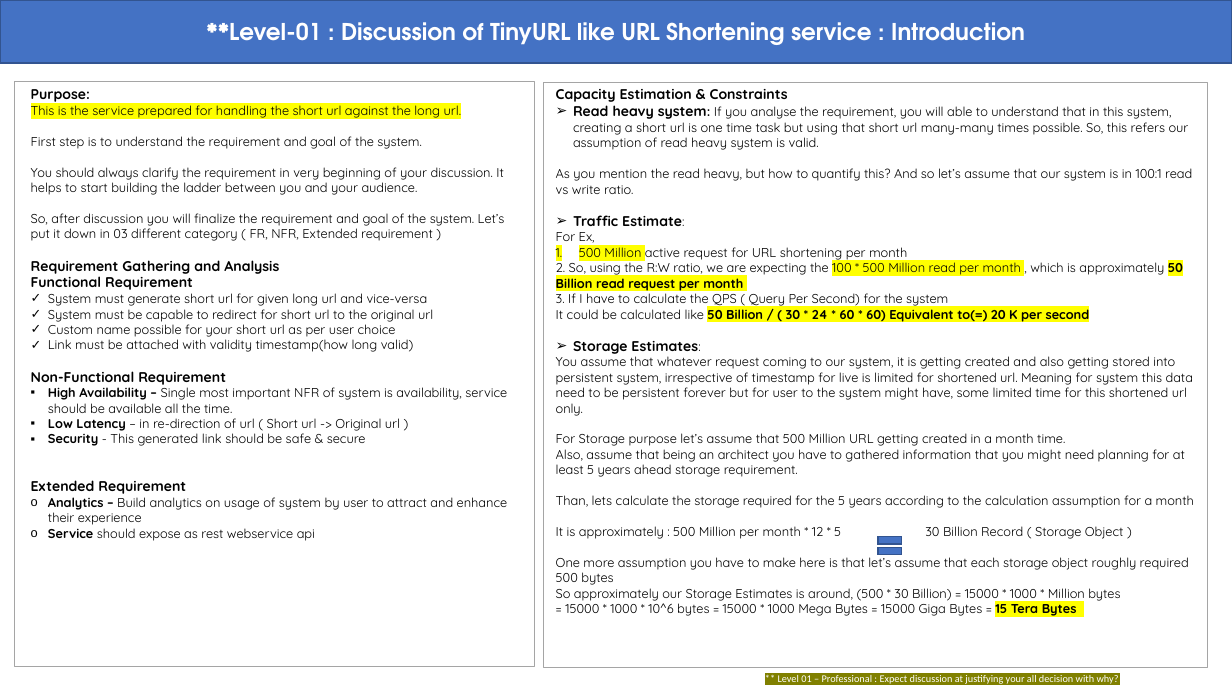
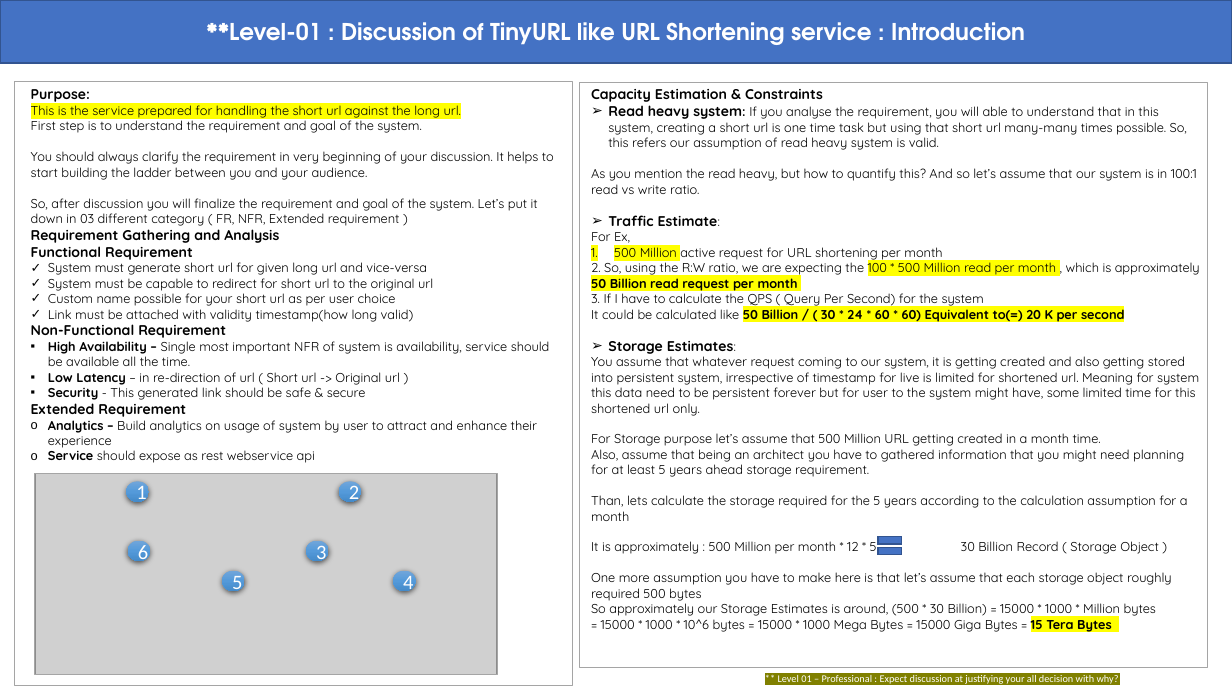
Before and after one commit to abmishra1234/Advanced-System-Design, a slide deck: slide 1 of TinyUrl_discussion_Level01.pptx. Drawn at 1232x693 pixels with LibreOffice and Linux fonts; fonts in the diff are those of the drawing; grey boxes stand for pictures. Boxes give left, top, right and bottom in pixels: in the first picture for what was removed or moved away, otherwise in the second. Text is boxed around its words. In the diff, an @@ line names an element or a change of style, - is before the commit and + after.

Commit message:
Updating TinyURL discussion for System design learning. In progress.

```diff
--- a/TinyUrl_discussion_Level01.pptx
+++ b/TinyUrl_discussion_Level01.pptx
@@ rectangle: place and size @@
-rectangle at <box>15,81,535,667</box>
+rectangle at <box>15,81,572,686</box>
@@ text "Purpose:" rewrapped from <box>31,89,508,541</box> to <box>31,89,554,463</box> @@
@@ rectangle: place and size @@
-rectangle at <box>544,82,1208,668</box>
+rectangle at <box>579,82,1208,668</box>
@@ text "Capacity Estimation & Constraints" rewrapped from <box>556,89,1194,616</box> to <box>591,118,1200,633</box> @@
@@ rectangle added at <box>35,474,498,676</box>, outline #A5A5A5 0.75 pt @@
@@ picture added at <box>36,474,496,676</box> @@
@@ ellipse added at <box>127,482,149,502</box>, fill gradient #71A6DB to #559BDB to #448ACA, 16 pt, text #FFFFFF @@
+1
@@ ellipse added at <box>339,482,361,502</box>, fill gradient #71A6DB to #559BDB to #448ACA, 16 pt, text #FFFFFF @@
+2
@@ ellipse added at <box>128,541,150,561</box>, fill gradient #71A6DB to #559BDB to #448ACA, 16 pt, text #FFFFFF @@
+6
@@ ellipse added at <box>306,541,328,561</box>, fill gradient #71A6DB to #559BDB to #448ACA, 16 pt, text #FFFFFF @@
+3
@@ ellipse added at <box>222,571,244,592</box>, fill gradient #71A6DB to #559BDB to #448ACA, 16 pt, text #FFFFFF @@
+5
@@ ellipse added at <box>393,571,415,592</box>, fill gradient #71A6DB to #559BDB to #448ACA, 16 pt, text #FFFFFF @@
+4
```
Also in this commit, not shown: 1 other slide changed.
